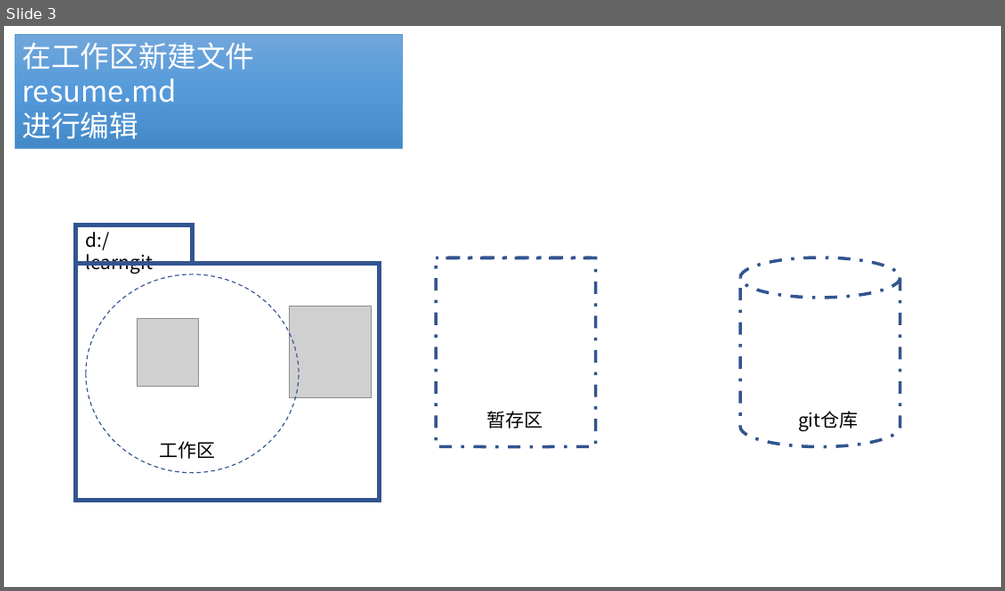
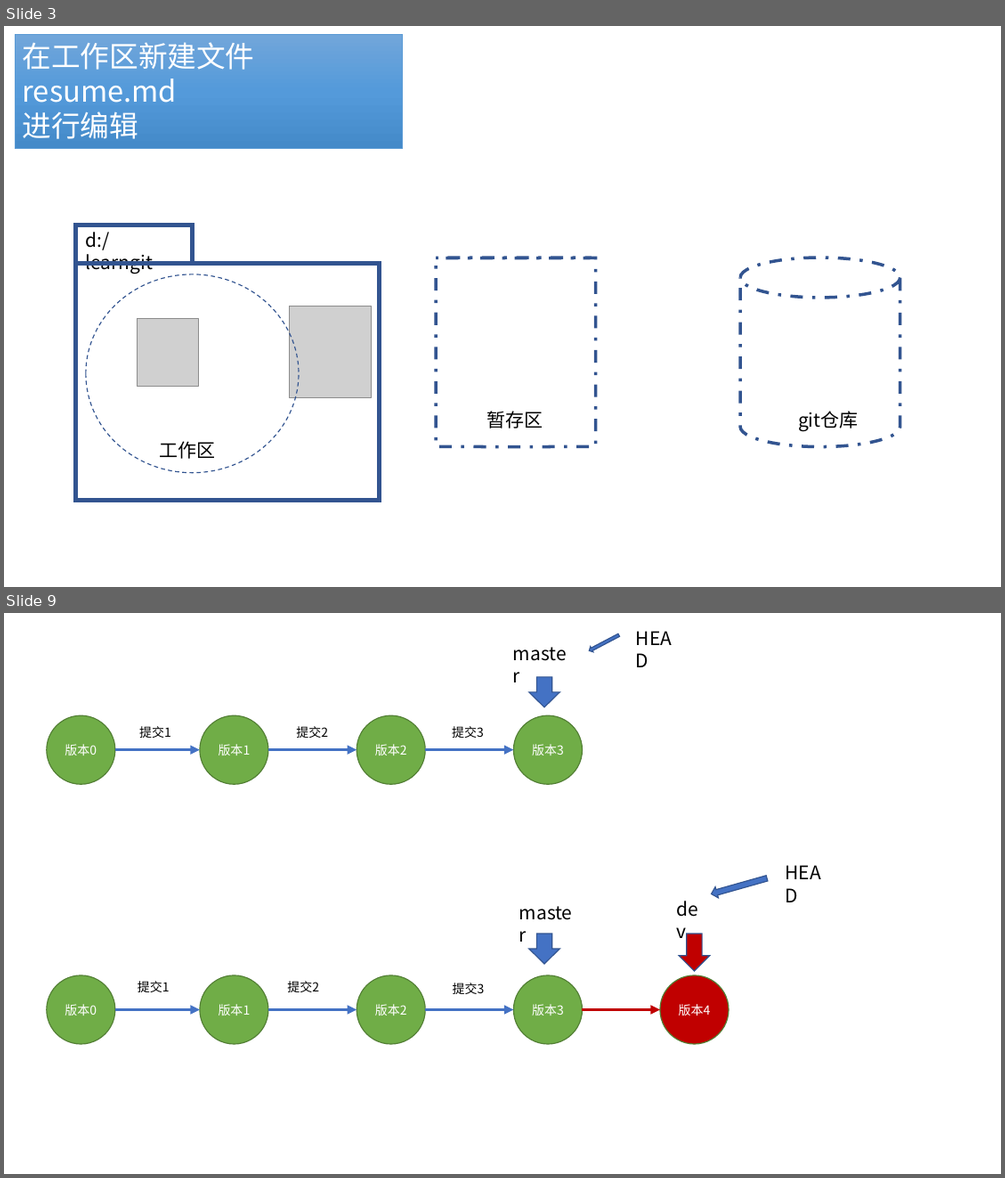
Before and after one commit to fanyouf/04-git, a slide deck: ppt.pptx. Shown one above the other, each under a label of ours: slide 3 before the commit, slides 3 and 9 after it; the slides between them are not shown. The pictures are 1005x591 and 1005x1178 pixels, drawn with LibreOffice and Linux fonts; fonts in the diff are those of the drawing; grey boxes stand for pictures. Boxes give left, top, right and bottom in pixels: in the first picture for what was removed or moved away, otherwise in the second. Text is boxed around its words. In the diff, an @@ line names an element or a change of style, - is before the commit and + after.

```diff
--- a/ppt.pptx
+++ b/ppt.pptx
@@ slide 9 added at bbox=[4, 613, 1001, 1174], background #FFFFFF @@
@@ text added at bbox=[506, 639, 576, 668], 18 pt, text #000000 @@
+master
@@ down arrow added at bbox=[588, 633, 620, 654], fill #4472C4, outline #325491 1 pt @@
@@ text added at bbox=[629, 624, 691, 653], 18 pt, text #000000 @@
+HEAD
@@ down arrow added at bbox=[529, 677, 559, 707], fill #4472C4, outline #325491 1 pt @@
@@ ellipse added at bbox=[47, 715, 115, 784], fill #70AD47, outline #538035 1 pt, 12 pt, text #FFFFFF @@
+版本0
@@ ellipse added at bbox=[200, 715, 268, 784], fill #70AD47, outline #538035 1 pt, 12 pt, text #FFFFFF @@
+版本1
@@ ellipse added at bbox=[357, 715, 426, 784], fill #70AD47, outline #538035 1 pt, 12 pt, text #FFFFFF @@
+版本2
@@ ellipse added at bbox=[513, 715, 582, 784], fill #70AD47, outline #538035 1 pt, 12 pt, text #FFFFFF @@
+版本3
@@ text added at bbox=[139, 726, 171, 738], 12 pt, text #000000 @@
+提交1
@@ text added at bbox=[296, 726, 328, 738], 12 pt, text #000000 @@
+提交2
@@ text added at bbox=[452, 726, 484, 738], 12 pt, text #000000 @@
+提交3
@@ arrow added from (115, 750) to (200, 750), #4472C4 3 pt @@
@@ arrow added from (268, 750) to (357, 750), #4472C4 3 pt @@
@@ arrow added from (425, 750) to (513, 750), #4472C4 3 pt @@
@@ down arrow added at bbox=[710, 872, 768, 899], fill #4472C4, outline #325491 1 pt @@
@@ text added at bbox=[778, 858, 841, 887], 18 pt, text #000000 @@
+HEAD
@@ text added at bbox=[512, 897, 582, 927], 18 pt, text #000000 @@
+master
@@ text added at bbox=[669, 893, 713, 924], 18 pt, text #000000 @@
+dev
@@ down arrow added at bbox=[529, 933, 559, 964], fill #4472C4, outline #325491 1 pt @@
@@ down arrow added at bbox=[680, 933, 710, 971], fill #C00000, outline #325491 1 pt @@
@@ ellipse added at bbox=[47, 975, 115, 1044], fill #70AD47, outline #538035 1 pt, 12 pt, text #FFFFFF @@
+版本0
@@ text added at bbox=[138, 981, 170, 992], 12 pt, text #000000 @@
+提交1
@@ ellipse added at bbox=[200, 975, 268, 1044], fill #70AD47, outline #538035 1 pt, 12 pt, text #FFFFFF @@
+版本1
@@ text added at bbox=[287, 981, 319, 992], 12 pt, text #000000 @@
+提交2
@@ ellipse added at bbox=[357, 975, 426, 1044], fill #70AD47, outline #538035 1 pt, 12 pt, text #FFFFFF @@
+版本2
@@ text added at bbox=[453, 982, 485, 994], 12 pt, text #000000 @@
+提交3
@@ ellipse added at bbox=[513, 975, 582, 1044], fill #70AD47, outline #538035 1 pt, 12 pt, text #FFFFFF @@
+版本3
@@ ellipse added at bbox=[660, 975, 728, 1044], fill #C00000, outline #538035 1 pt, 12 pt, text #FFFFFF @@
+版本4
@@ arrow added from (115, 1009) to (200, 1009), #4472C4 3 pt @@
@@ arrow added from (268, 1009) to (357, 1009), #4472C4 3 pt @@
@@ arrow added from (425, 1009) to (513, 1009), #4472C4 3 pt @@
@@ arrow added from (582, 1009) to (660, 1009), #C00000 3 pt @@
```
Also in this commit, not shown: 2 slides changed, 3 other slides added, 1 slide removed, 2 other files.
